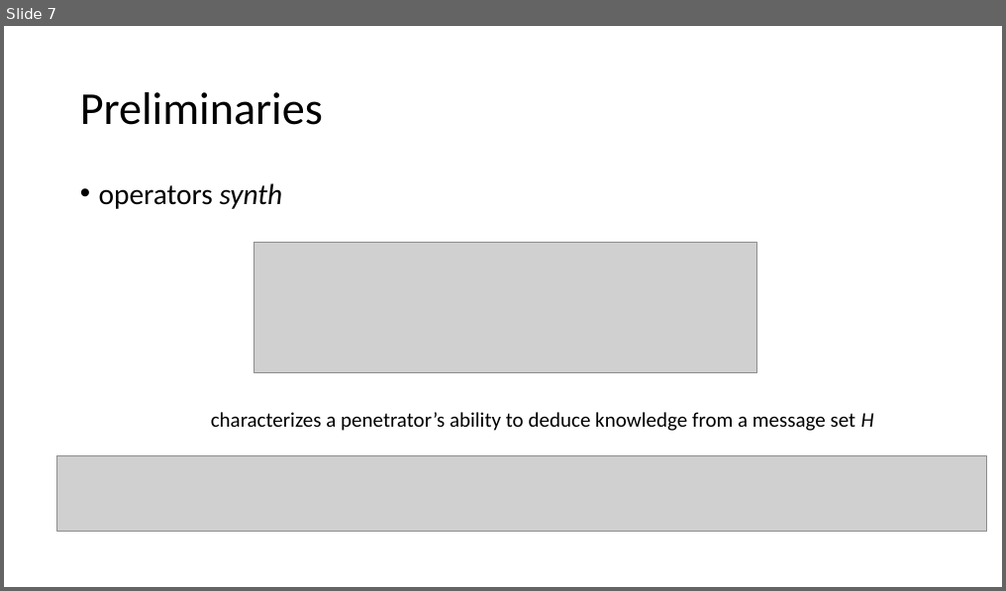
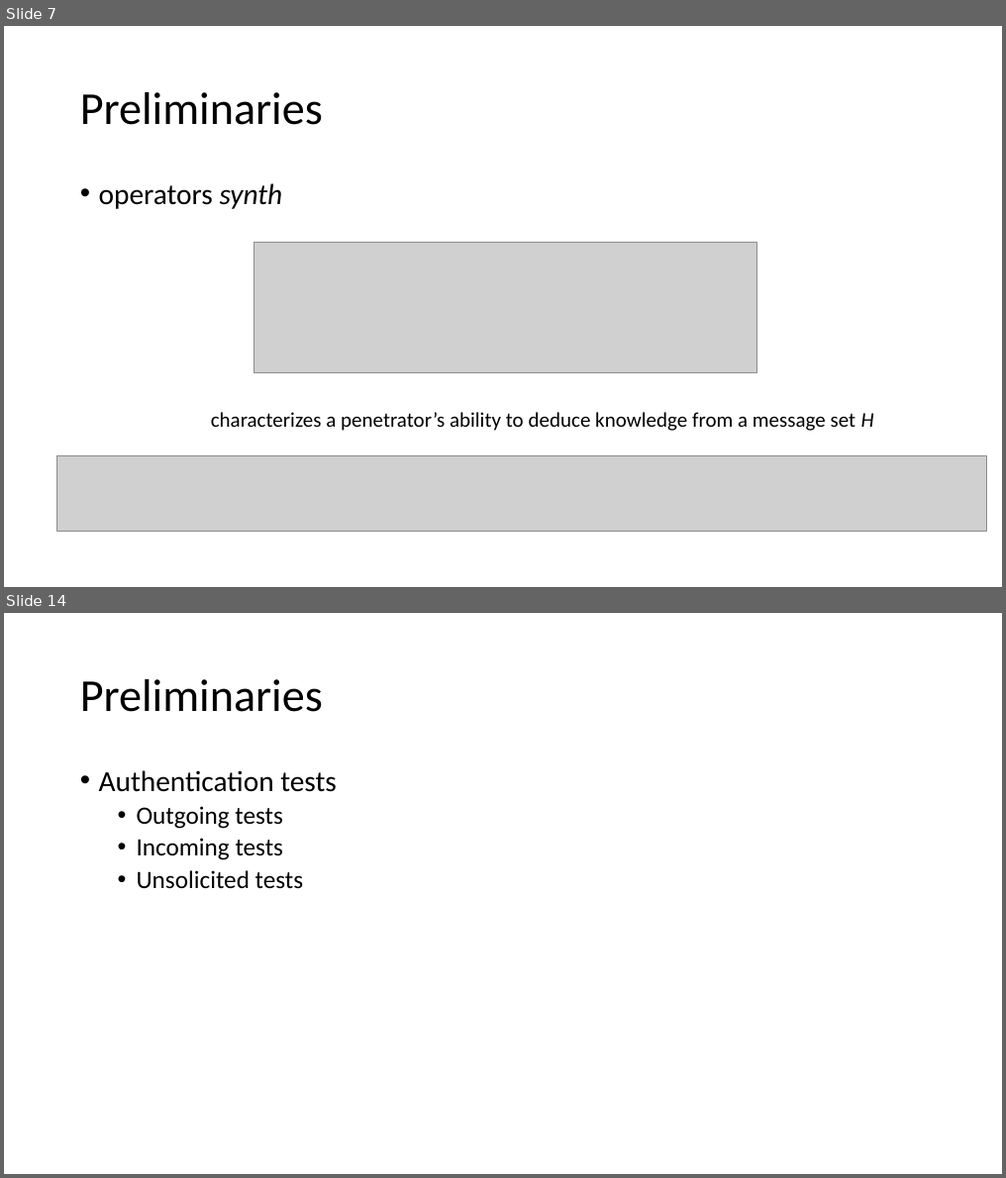
Before and after one commit to bacmive/paper_notes, a slide deck: notes7-strand space.pptx. Shown one above the other, each under a label of ours: slide 7 before the commit, slides 7 and 14 after it; the slides between them are not shown. The pictures are 1006x591 and 1006x1178 pixels, drawn with LibreOffice and Linux fonts; fonts in the diff are those of the drawing; grey boxes stand for pictures. Boxes give left, top, right and bottom in pixels: in the first picture for what was removed or moved away, otherwise in the second. Text is boxed around its words. In the diff, an @@ line names an element or a change of style, - is before the commit and + after.

```diff
--- a/notes7-strand space.pptx
+++ b/notes7-strand space.pptx
@@ slide 14 added at (x1=4, y1=613, x2=1002, y2=1174), background #FFFFFF @@
@@ title added at (x1=80, y1=679, x2=323, y2=712), 44 pt, text #000000 @@
+Preliminaries
@@ text added at (x1=99, y1=770, x2=337, y2=889), 24 pt, text #000000 @@
+• Authentication tests
+  • Outgoing tests
+  • Incoming tests
+  • Unsolicited tests
```
Also in this commit, not shown: 6 other slides added, 1 slide removed.
